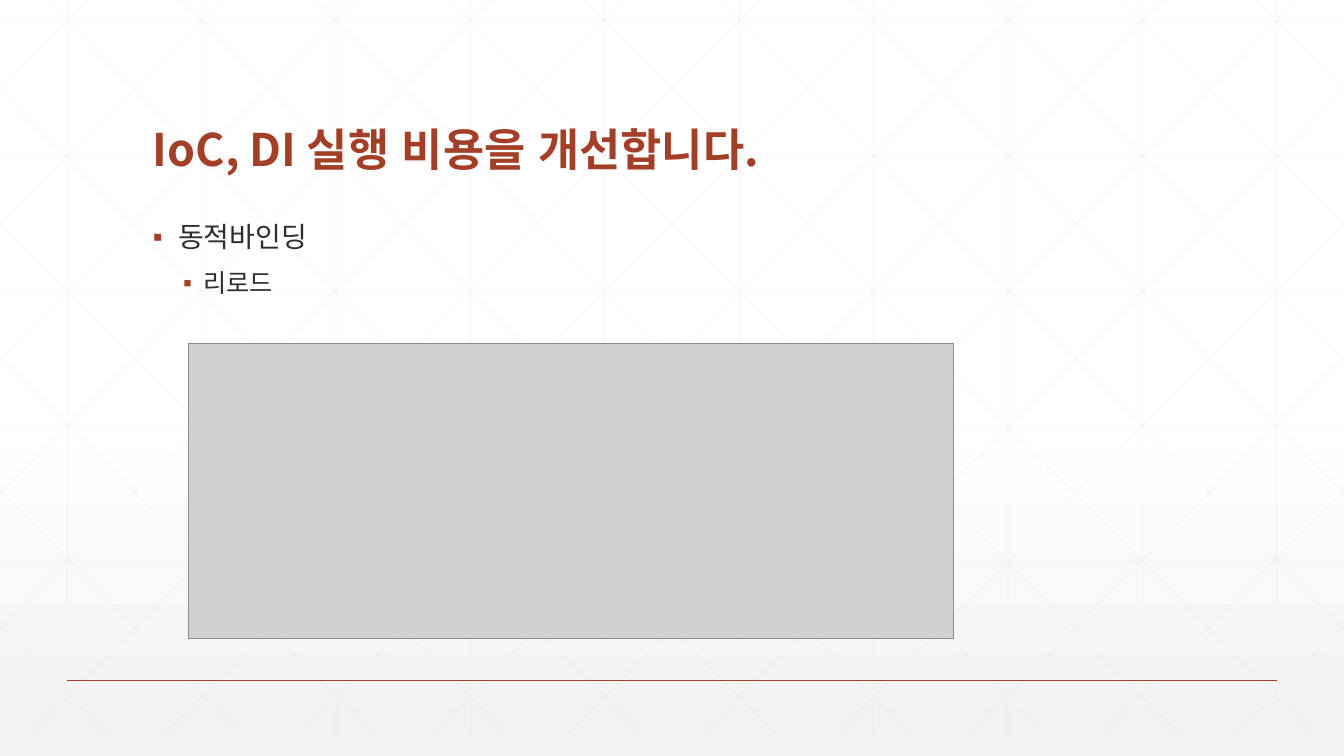
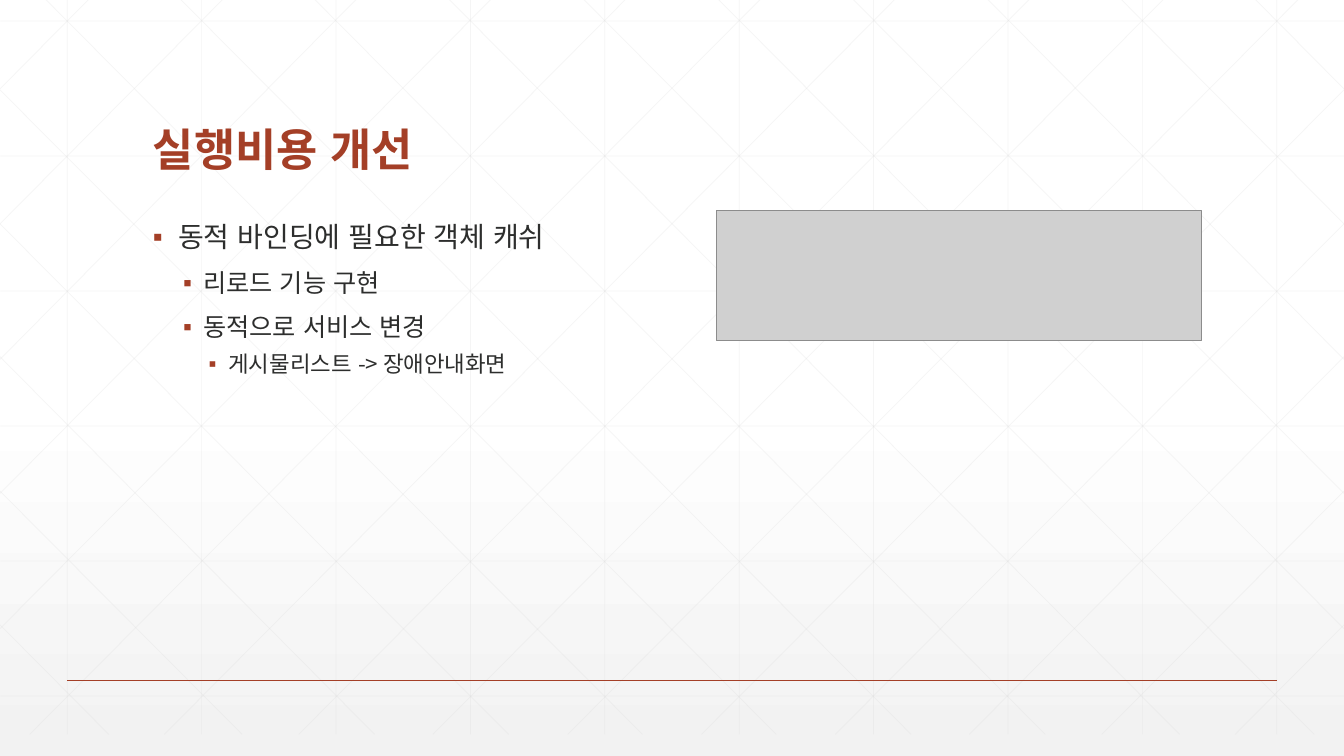
Before and after one commit to zeroshift01/code5, a slide deck: slide 6 of inflearn04/doc/3.(심화)IoC DI 실행비용을 개선합니다.pptx. Drawn at 1344x756 pixels with LibreOffice and Linux fonts; fonts in the diff are those of the drawing; grey boxes stand for pictures. Boxes give left, top, right and bottom in pixels: in the first picture for what was removed or moved away, otherwise in the second. Text is boxed around its words. In the diff, an @@ line names an element or a change of style, - is before the commit and + after.

```diff
--- a/inflearn04/doc/3.(심화)IoC DI 실행비용을 개선합니다.pptx
+++ b/inflearn04/doc/3.(심화)IoC DI 실행비용을 개선합니다.pptx
@@ title at (153,128,412,170): text changed @@
-IoC, DI 실행 비용을 개선합니다.
+실행비용 개선
@@ text at (178,224,545,374): text changed; size 20 to 18 pt @@
-▪ 동적바인딩
-  ▪ 리로드
+▪ 동적 바인딩에 필요한 객체 캐쉬
+  ▪ 리로드 기능 구현
+  ▪ 동적으로 서비스 변경
+    ▪ 게시물리스트 -> 장애안내화면
@@ picture added at (716,211,1201,341) @@
@@ picture removed at (189,344,954,639) @@
```
Also in this commit, not shown: 5 other slides changed, 9 other files.
